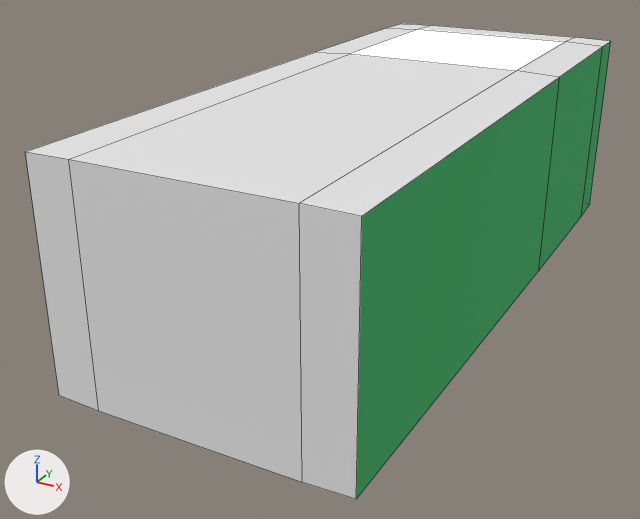
What one commit did to the Blender file scenes/cornell.blend.
Before and after are seen from a camera (50 mm lens) standing at (5.12, -14.16, 5.69) and looking at (-0.64, -3.68, 0.45). Every picture has the same lights, and +X, +Y and +Z are marked at lower left. Mesh edges are drawn as thin lines.

Names of what the first picture shows: 'Room'.
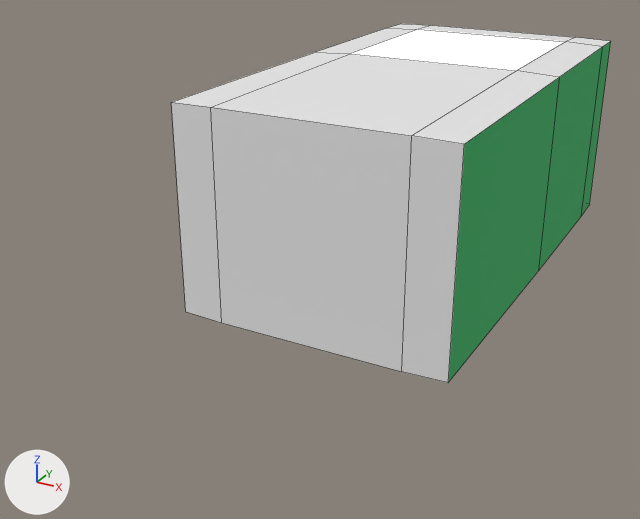
Boxes (x1, y1, x2, y2) around the edits, measured in the pictures (640 x 519 px; the box of a moved part takes in the faces that stretch with it):
'Room', reshaped (25% narrower, 24% shorter)
    before: (26, 24, 611, 499)
    after: (172, 24, 611, 383)
part 1 of me_cube, moved or reshaped
    before: (26, 70, 504, 499)
    after: (172, 70, 504, 383)

The change, as a list of edits to the scene's bpy script:
```text
Change me_cube:
    where me_cube.from_pydata(...)  # 32 vertices, 30 faces; spans x -1.93..1.93, y -7.65..2.0, z 0.0..2.9
    used by ob_room; location = (0.0, 0.0, 0.0)
    before: 0 (-1.93, -7.65, 0.0), 1 (-1.93, -7.65, 2.9), 4 (1.93, -7.65, 0.0), 5 (1.93, -7.65, 2.9), 18 (-1.36, -7.65, 0.0)
    before: 19 (-1.36, -7.65, 2.9), 25 (1.37, -7.65, 0.0), 29 (1.37, -7.65, 2.9)
    me_cube part 1
    add for i in [0, 1, 4, 5, 18, 19, 25, 29]: me_cube.vertices[i].co += Vector((0.0, 2.51, 0.0))
```
